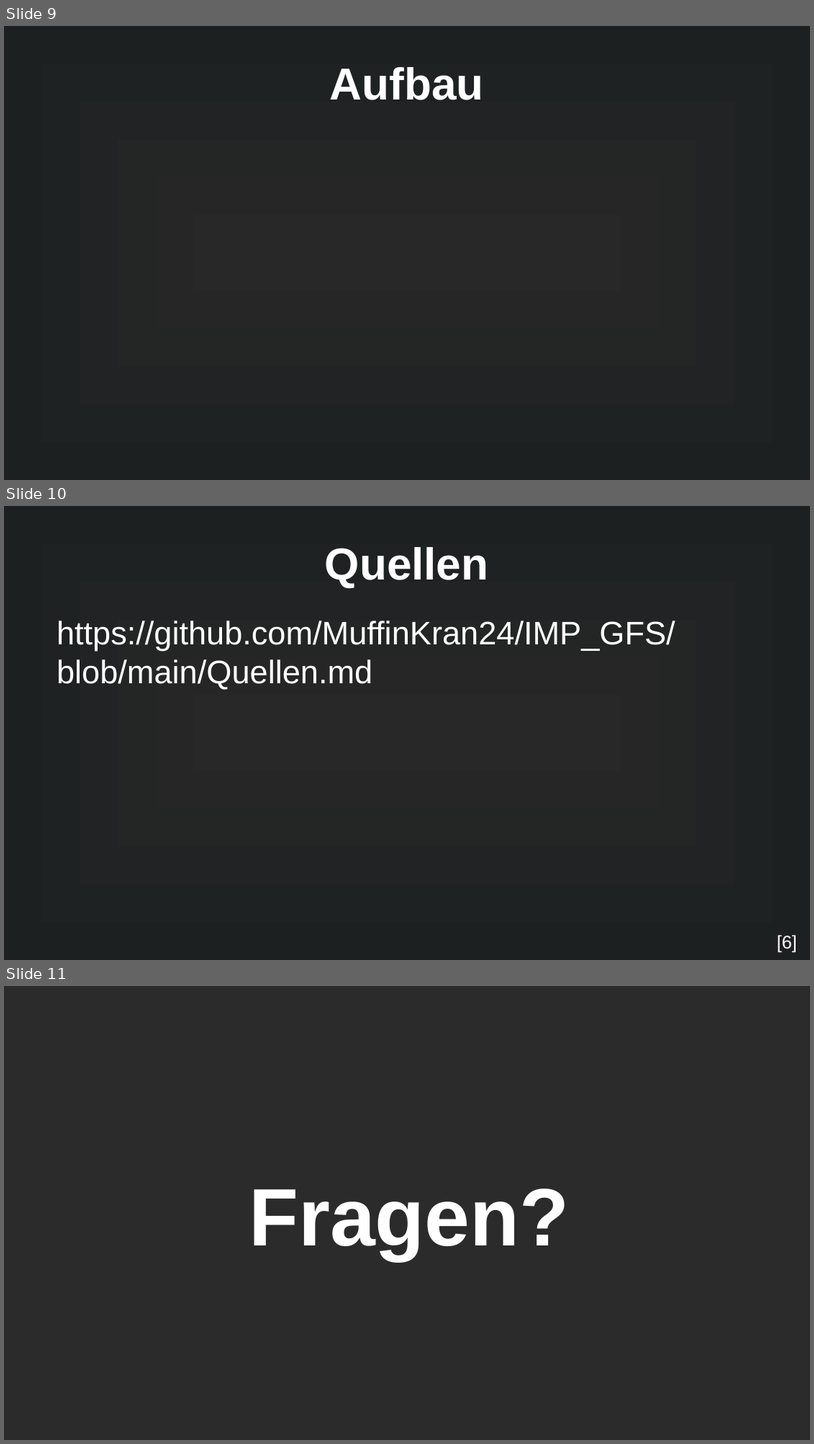
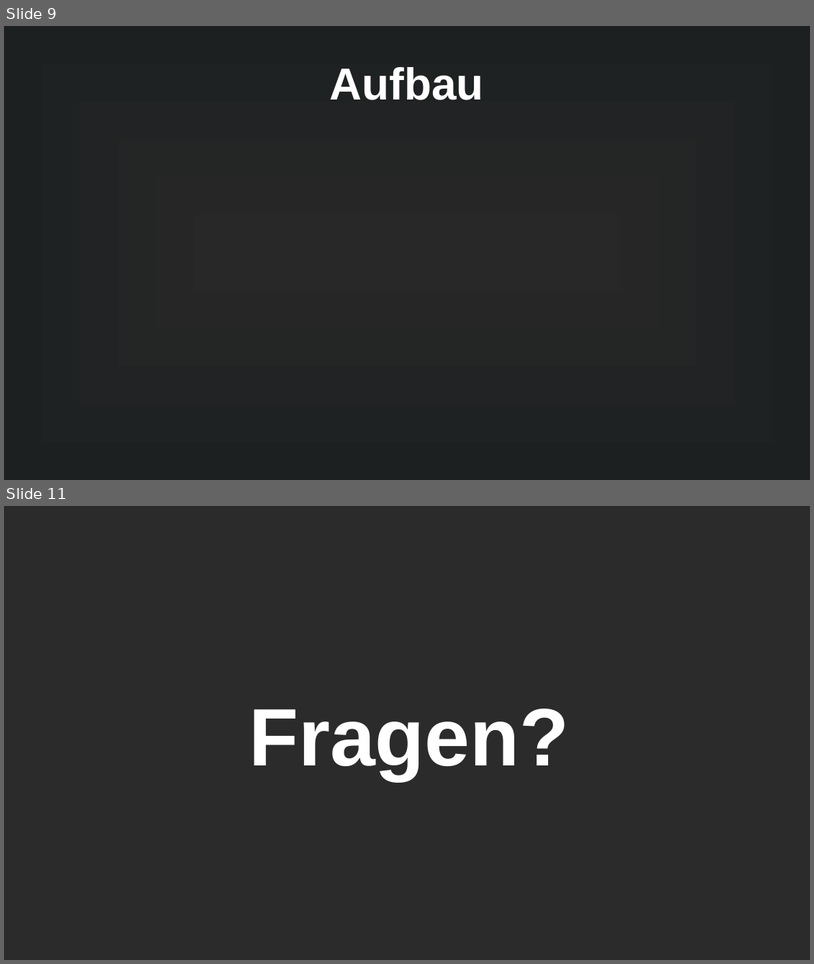
Before and after one commit to MuffinKran24/IMP_GFS, a slide deck: Mikrocontroller_GFS.odp. Shown one above the other, each under a label of ours: slides 9, 10 and 11 before the commit, slides 9 and 11 after it; the slides between them are not shown. The pictures are 814x1444 and 814x964 pixels, drawn with LibreOffice and Linux fonts; fonts in the diff are those of the drawing; background and template pictures are left out; a plain dark background stands for a picture behind light text. Boxes give left, top, right and bottom in pixels: in the first picture for what was removed or moved away, otherwise in the second. Text is boxed around its words. In the diff, an @@ line names an element or a change of style, - is before the commit and + after.

```diff
--- a/Mikrocontroller_GFS.odp
+++ b/Mikrocontroller_GFS.odp
@@ slide 10 removed at (4, 506, 810, 960), background gradient #282828 to #1D2021 @@
@@ title removed at (325, 547, 489, 587) @@
-Quellen
@@ text removed at (57, 620, 676, 690) @@
-https://github.com/MuffinKran24/IMP_GFS/blob/main/Quellen.md
@@ text removed at (777, 934, 797, 952) @@
-[6]
```
Also in this commit, not shown: 2 slides changed, 2 slides added, 1 other slide removed, 3 other files.
